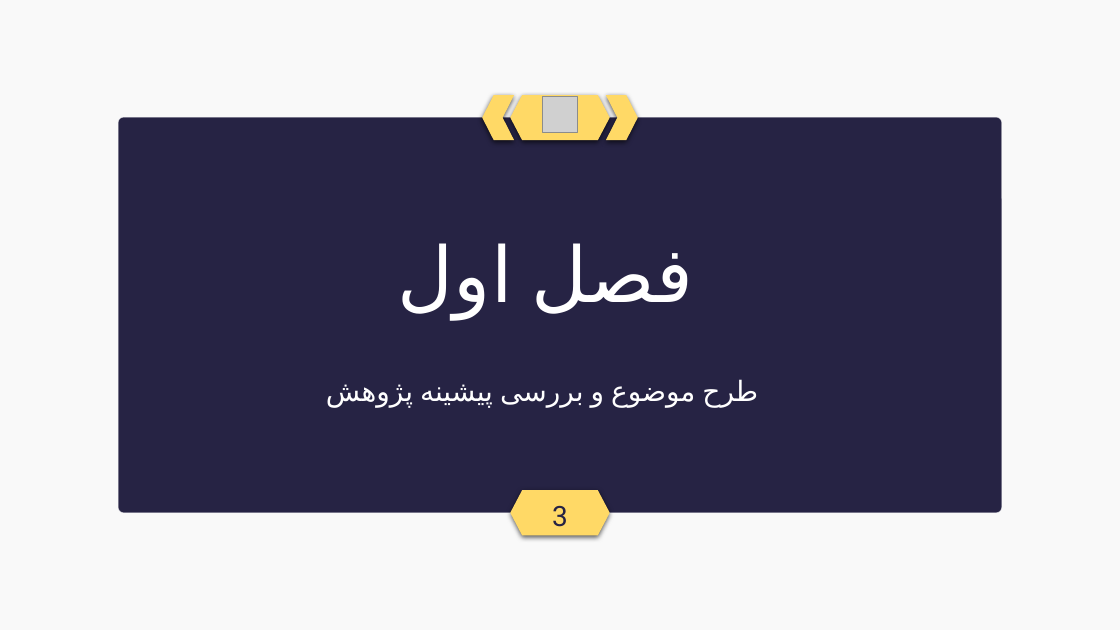
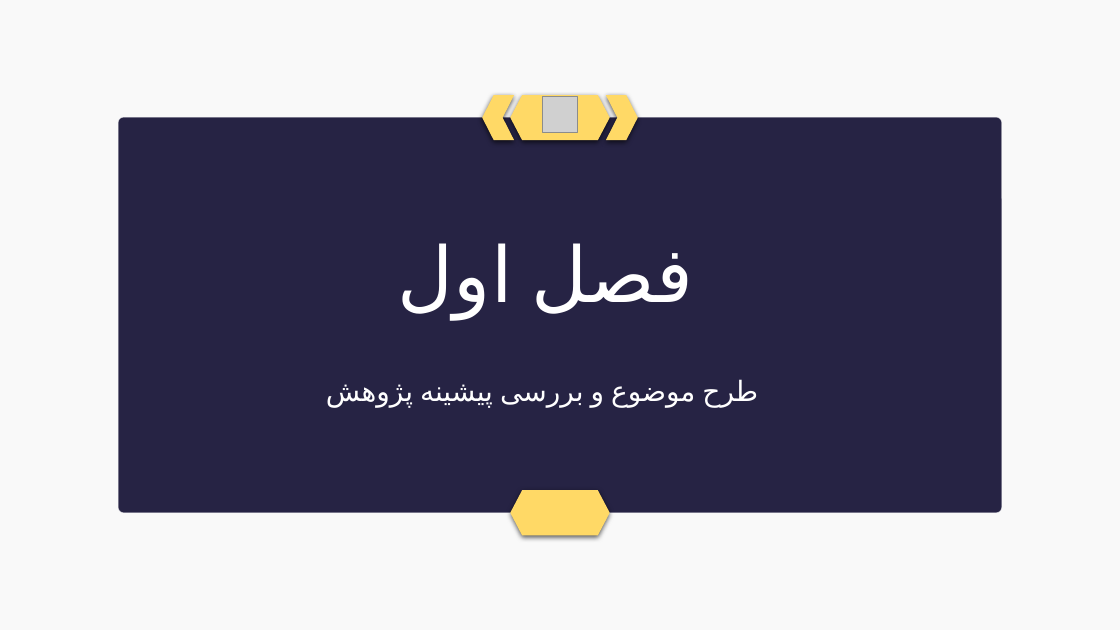
Before and after one commit to Sajjad-s-presentations/My-master-s-thesis, a slide deck: slide 3 of Slides/slides.pptx (slide 4 before the commit). Drawn at 1120x630 pixels with LibreOffice and Linux fonts; fonts in the diff are those of the drawing; grey boxes stand for pictures. Boxes give left, top, right and bottom in pixels: in the first picture for what was removed or moved away, otherwise in the second. Text is boxed around its words. In the diff, an @@ line names an element or a change of style, - is before the commit and + after.

```diff
--- a/Slides/slides.pptx
+++ b/Slides/slides.pptx
@@ text removed at box(552, 506, 568, 527) @@
-3
```
Also in this commit, not shown: 5 other slides changed, 9 slides added, 10 slides removed.
